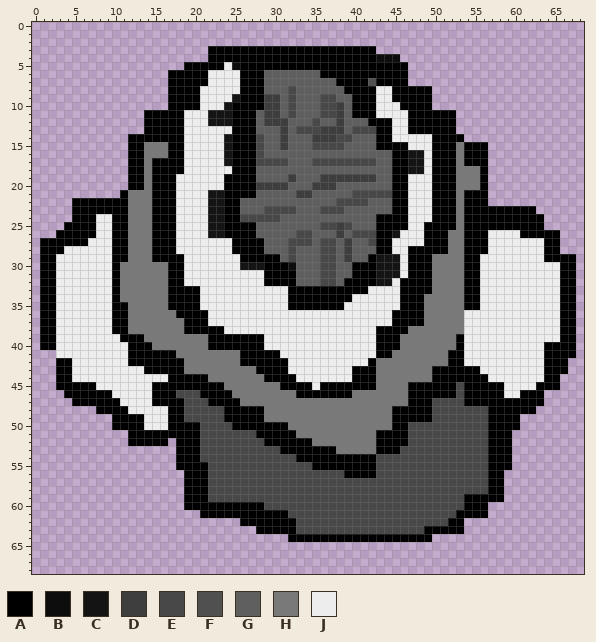
Sprite sheet: core/assets/player/player2_unequipped.png. The picture above is the old version.
The file is 69x69 pixels. Colours within 5 levels of each other are drawn and written as one.
Palette (. is transparent): A #000000  B #0d0d0d  C #141414  D #3e3e3e  E #484848  F #505050  G #5f5f5f  H #797979  J #ededed
Pixels before, first column x 1:
 3 .....................AAAAAAAAAAAAAAAAAAAAA.........................
 4 .....................AAAAAAAAAAAAAAAAAAAAABBB......................
 5 ..................AAAAAJBAAAAAAAAAAAAAAAAAAAAA.....................
 6 ................AAAAAJJJJAAAGGGGGGGAAAAAAAAAAA.....................
 7 ................AAAAAJJJJAAAGGGGGGGGGAAAAFAAAA.....................
 8 ................AAAAJJJJJAAAGGGEGGGGGGAAAAJJAAAAA..................
 9 ................AAAAJJJJCAAADDGEGGGEEGGAAAJJAAAAA..................
10 ................AAAAJJJCAAAADDGEGGGEEDGAAAJJJAAAA..................
11 .............AAAAAJJJCCCAAAGDDGEGGGEEDGAAAJJJJAAAAAA...............
12 .............AAAAAJJJCCCAAAGDDDGGGEGGDGGGAAAJJAAAAAA...............
13 .............AAAAAJJJJJJAAAGGGDGEEEDDDGEEEAAJJAAAAAA...............
14 ...........AAAAAAAJJJJJCAAAEGGDGGGDDDEEGGGAAJJJJJAAAA..............
15 ...........AAHHHAAJJJJJCAAAEGGDGGGEEEEGGGGAAAAJJJAAAHAAA...........
16 ...........AAHHHAAJJJJJCAAAEGGGGGGGGGGGGGGGGAACCJAAAHAAA...........
17 ...........AAHAAAAJJJJJCAAAEEEEGGGEEEEEEEEGGAACCJAAAHAAA...........
18 ...........AAHAAAAJJJJJJAAAGGGGGGGGGGGGGGGGGAACCJAAAHHHA...........
19 ...........AAHAAAJJJJJJAAAAGGGGDGGGDDDDDDDGGAAJJJAAAHHHA...........
20 ...........AAHAAAJJJJJJAAAADDDDGGGDDDGGGGGGGAAJJJAAAHHHA...........
21 ..........AHHHAAAJJJJCCAAAAGGGGGDDGGGGGEEEEEAAJJJAAAHAAA...........
22 ....AAAAAAAHHHAAAJJJJCCAAGGGGGGGGGGGGEEEEGGGAAJJJAAAHAAA...........
23 ....AAAAAAAHHHAAAJJJJCCAAGGGEEEEGGGEEEGGGGGGAAJJJAAAHAAAAAAAAA.....
24 ....AAAJJAAHHHAAAJJJJCCAAEEEEEGGGGGGGGGGGGAAAAJJJAAAHAAAAAAAAAA....
25 ...AAAAJJAAHHHAAAJJJJCCAAAAGGGGGGGGEEDEGGGAAAAJJAAAAHAAAAAAAAAA....
26 ..AAAAAJJAAHHHAAAJJJJCCAAAAGGGGGEEGGGDGEEEAACJJJAAAHHAAAJJJJAAAAA..
27 AAAAAAJJJAAHHHAAAJJJJJJJAAAAGGGEEEGEEGDGGEAAJJJJAAAHHAAAJJJJJJJAA..
28 AAAJJJJJJAAHHHAAAJJJJJJJAAAAGGGEGGGEEGDGGGAAJJAAAAAHHAAAJJJJJJJAA..
29 AAJJJJJJJAAHHHAAAAJJJJJJJAAAAAGEGGGEEGDGGACCCJAAAHHHHAAJJJJJJJJAAAA
30 AAJJJJJJJAHHHHHHAAJJJJJJJCCCAAABGGGEEGGAAACCCJAAAHHHHAAJJJJJJJJJJAA
31 AAJJJJJJJAHHHHHHAAJJJJJJJJJJAAAAGGGEEGGAAACCCJAAAHHHHAAJJJJJJJJJJAA
32 AAJJJJJJJAHHHHHHAAJJJJJJJJJJAAAAGGGEEGAAAACCJAAAAHHHHAAJJJJJJJJJJAA
33 AAJJJJJJJAHHHHHHAAAAJJJJJJJJJJJAAAAAAAAAAJJJJAAAAHHHHAAJJJJJJJJJJAA
34 AAJJJJJJJAHHHHHHAAAAJJJJJJJJJJJAAAAAAAAJJJJJJAAAHHHHHAAJJJJJJJJJJAA
35 AAJJJJJJJAAHHHHHAAAAJJJJJJJJJJJAAAAAAAJJJJJJJAAAHHHHHAAJJJJJJJJJJAA
36 AAJJJJJJJAAHHHHHHAAAAJJJJJJJJJJJJJJJJJJJJJJJAAAAHHHHHJJJJJJJJJJJJAA
37 AAJJJJJJJAAHHHHHHHAAAJJJJJJJJJJJJJJJJJJJJJJJAAAAHHHHHJJJJJJJJJJJJAA
38 AAJJJJJJJAAHHHHHHHAAAAAJJJJJJJJJJJJJJJJJJJAAAAHHHHHHHJJJJJJJJJJJJAA
39 AAJJJJJJJJAAAHHHHHHHHAAAAAAAJJJJJJJJJJJJJJAAAHHHHHHHAJJJJJJJJJJJJAA
40 AAJJJJJJJJJAAAHHHHHHHAAAAAAAJJJJJJJJJJJJJJAAAHHHHHHHAJJJJJJJJJJAAAA
41 ..JJJJJJJJJAAAAAAHHHHHHHHAAAAAJJJJJJJJJJJJAAHHHHHHHAAJJJJJJJJJJAAAA
42 ..AAJJJJJJJAAAAAAAHHHHHHHAAAAAAJJJJJJJJJJAHHHHHHHHHAAJJJJJJJJJJAAA.
43 ..AAJJJJJJJJJAAAAAHHHHHHHHHAAAAJJJJJJJJAAAHHHHHHHAAAAAAJJJJJJJJAAA.
44 ..AAJJJJJJJJJJJJAAAAAHHHHHHHAAAAJJJJJJJAAAHHHHHHHAAAAAAAJJJJJJJAA..
45 ..AAAAAJJJJJJJAAAAAAAAAHHHHHHHAAAAJAAAAAAAHHHHAAAAAAEAAAAAJJJJAAA..
46 ...AAAAAAJJJJJAAAEEEAAAAHHHHHHHHAAAAAAAHHHHHHHAAAAAAEAAAAAJJAAA....
47 ....AAAAAAJJJJAAAAEEEAAAAHHHHHHHHHHHHHHHHHHHHHAAAEEEEAAAAAAAAAA....
48 .......AAAAJJJJJAAEEEEEAAAAAHHHHHHHHHHHHHHHHAAAAAEEEEEEEAAAAAA.....
49 .........AAAAJJJAAEEEEEAAAAAHHHHHHHHHHHHHHHHAAAAAEEEEEEEAAAA.......
50 .........AAAAJJJAAAAEEEEAAAAAAAHHHHHHHHHHHHHAAEEEEEEEEEEAAAA.......
51 ...........AAAAAAAAAEEEEEEEAAAAAHHHHHHHHHHAAAAEEEEEEEEEEAAA........
52 ...........AAAAA.AAAEEEEEEEEAAAAAAHHHHHHHHAAAAEEEEEEEEEEAAA........
53 .................AAAEEEEEEEEEEAAAAAAAHHHHHAAAEEEEEEEEEEEAAA........
54 .................AAAEEEEEEEEEEEEAAAAAAAAAAEEEEEEEEEEEEEEAAA........
55 .................AAAAEEEEEEEEEEEEEAAAAAAAAEEEEEEEEEEEEEEAAA........
56 ..................AAAEEEEEEEEEEEEEEEEEAAAAEEEEEEEEEEEEEEAA.........
57 ..................AAAEEEEEEEEEEEEEEEEEEEEEEEEEEEEEEEEEEEAA.........
58 ..................AAAEEEEEEEEEEEEEEEEEEEEEEEEEEEEEEEEEEEAA.........
59 ..................AAAEEEEEEEEEEEEEEEEEEEEEEEEEEEEEEEEAAAAA.........
60 ..................AAAAAAAAAAEEEEEEEEEEEEEEEEEEEEEEEEEAAA...........
61 ....................AAAAAAAAAAAEEEEEEEEEEEEEEEEEEEEEAAAA...........
62 .........................AAAAAAAEEEEEEEEEEEEEEEEEEEAA..............
63 ...........................AAAAAEEEEEEEEEEEEEEEEAAAAA..............
64 ...............................AAAAAAAAAAAAAAAAAA..................
The same view after the edit:
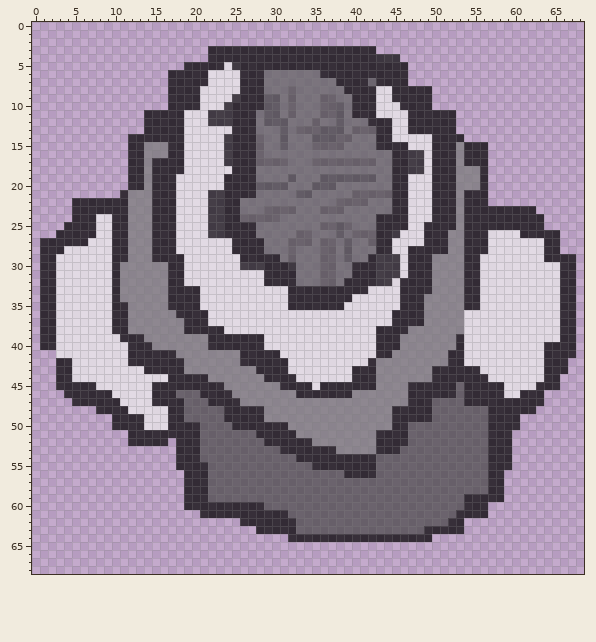
Change:
colour A: #000000 -> #000000b8
colour B: #0d0d0d -> #0d0d0db8
colour C: #141414 -> #141414b8
colour D: #3e3e3e -> #3e3e3eb8
colour E: #484848 -> #484848b8
colour F: #505050 -> #505050b8
colour G: #5f5f5f -> #5f5f5fb8
colour H: #797979 -> #797979b8
colour J: #ededed -> #edededb8
Where, in picture pixels (left, top, right, bottom), the same in both pictures:
changed: (40, 46, 576, 542)
